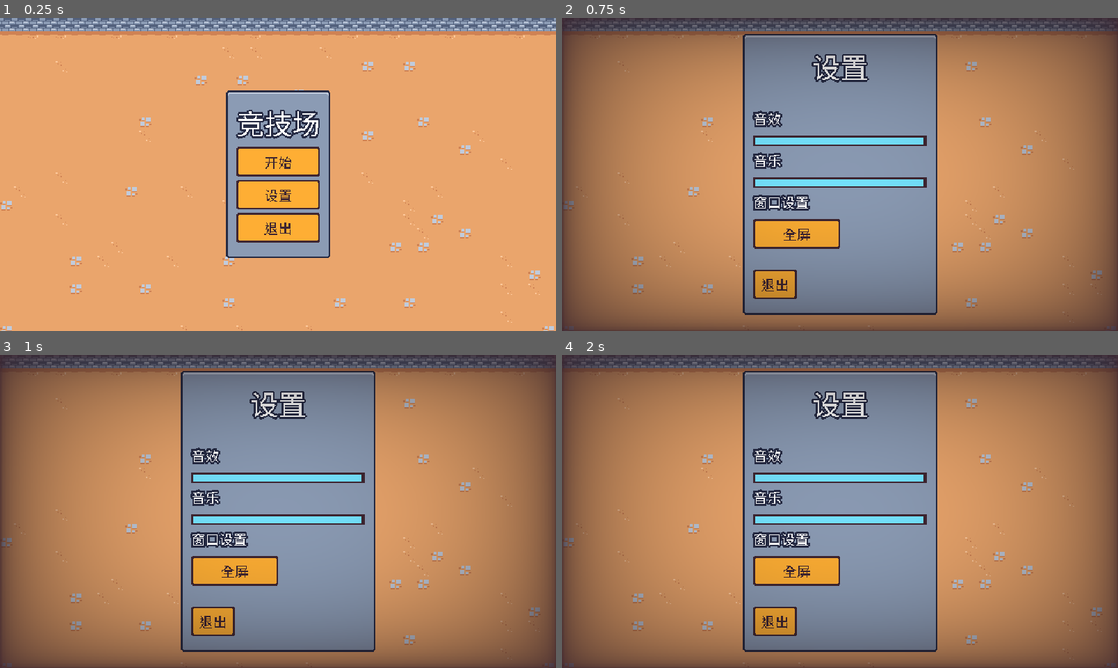
Above: before the commit, frames 1-4 (two rows, left to right).
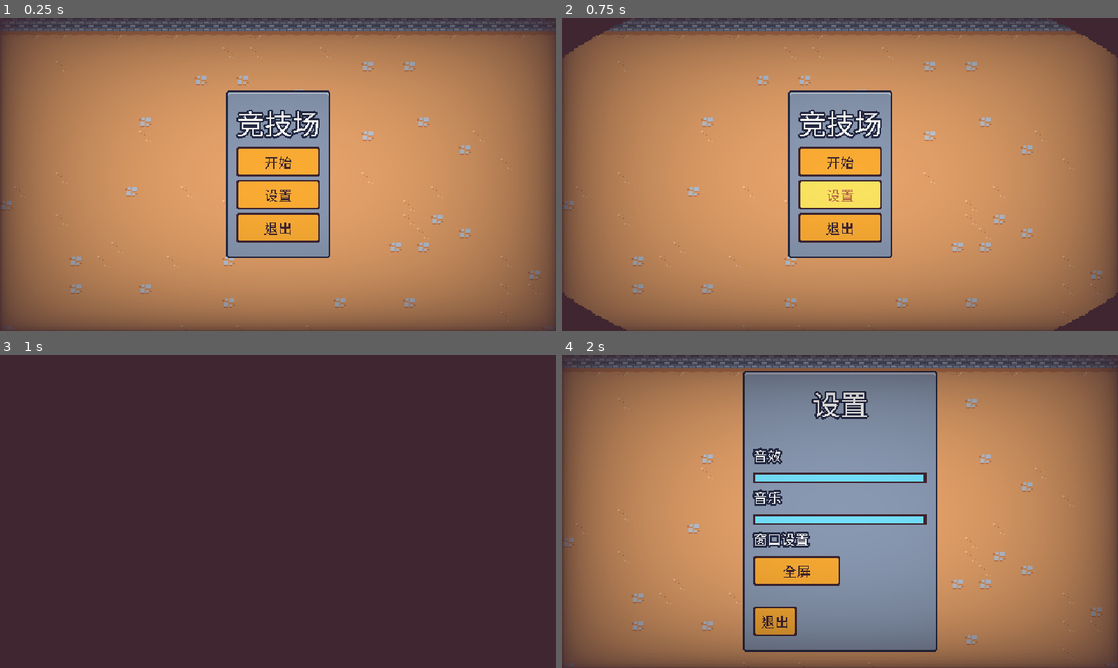
Above: after the commit, the same moments.

Repository: xiaorongdian/2dsurvivorscourse
Game: Godot game, scene res://scenes/ui/main_menu.tscn
Two runs of this game, one before a commit and one after it. Both use one fixed random seed, a clock stepped at 60 frames per second and the inputs below.
Inputs:
- Up to frame 1 (0.25 s): no input
- Up to frame 2 (0.75 s): click "设置" at 0.5 s
- Up to frame 3 (1 s): no input
- Up to frame 4 (2 s): click "开始" at 1.25 s

The runs differ from the first frame. In frame 1, 75% of the frame differs, in the area x 0-100%, y 0-100%; in frame 2, 30%; in frame 3, 97%; in frame 4, nothing differs.

Commit message:
转场动画，纹理编写，主菜单、暂停菜单、胜利菜单都增加转场动画

Diff:
--- a/project.godot
+++ b/project.godot
@@ -19,6 +19,7 @@
 
 GameEvents="*res://scenes/autoload/game_events.tscn"
 MusicPlayer="*res://scenes/autoload/music_player.tscn"
+ScreenTransition="*res://scenes/autoload/screen_transition.tscn"
 
 [debug]
 
--- /dev/null
+++ b/scenes/autoload/screen_transition.gd
@@ -0,0 +1,19 @@
+extends CanvasLayer
+
+
+signal transitioned_halfway
+
+var skip_emit = false
+
+
+func transition():
+	$AnimationPlayer.play("default")
+	await transitioned_halfway
+	$AnimationPlayer.play_backwards("default")
+
+
+func emit_transitioned_halfway():
+	if skip_emit:
+		skip_emit = false
+		return
+	transitioned_halfway.emit()
--- /dev/null
+++ b/scenes/autoload/screen_transition.gdshader
@@ -0,0 +1,18 @@
+//场景转换的纹理变化
+shader_type canvas_item;
+
+uniform vec4 transition_color: source_color;
+//转换纹理  用最近的纹理过滤器过滤（像素）
+uniform sampler2D transition_texture : filter_nearest;
+//百分比
+uniform float percent: hint_range(0.0, 1.0);
+
+void fragment() {
+	// 从纹理采样
+	vec4 transition_texture_color = texture(transition_texture, UV);
+	if(transition_texture_color.r > percent){
+		COLOR.a = 0.0;
+	}else{
+		COLOR = transition_color;
+	}
+}
--- /dev/null
+++ b/scenes/autoload/screen_transition.tscn
@@ -0,0 +1,107 @@
+[gd_scene load_steps=8 format=3 uid="uid://bwokr8o3peowx"]
+
+[ext_resource type="Shader" uid="uid://ui12ymxjt7w6" path="res://scenes/autoload/screen_transition.gdshader" id="1_0u5r8"]
+[ext_resource type="Script" uid="uid://ds0up41ddvgfa" path="res://scenes/autoload/screen_transition.gd" id="1_hctam"]
+[ext_resource type="Texture2D" uid="uid://s0j2g2a0n8w" path="res://assets/ui/screen_transition.png" id="2_q8s3n"]
+
+[sub_resource type="Animation" id="Animation_q8s3n"]
+resource_name = "default"
+length = 0.4
+step = 0.01
+tracks/0/type = "value"
+tracks/0/imported = false
+tracks/0/enabled = true
+tracks/0/path = NodePath("ColorRect:material:shader_parameter/percent")
+tracks/0/interp = 1
+tracks/0/loop_wrap = true
+tracks/0/keys = {
+"times": PackedFloat32Array(0, 0.4),
+"transitions": PackedFloat32Array(2.07053, 1),
+"update": 0,
+"values": [0.0, 1.0]
+}
+tracks/1/type = "method"
+tracks/1/imported = false
+tracks/1/enabled = true
+tracks/1/path = NodePath(".")
+tracks/1/interp = 1
+tracks/1/loop_wrap = true
+tracks/1/keys = {
+"times": PackedFloat32Array(0.4),
+"transitions": PackedFloat32Array(1),
+"values": [{
+"args": [],
+"method": &"emit_transitioned_halfway"
+}]
+}
+tracks/2/type = "value"
+tracks/2/imported = false
+tracks/2/enabled = true
+tracks/2/path = NodePath("ColorRect:visible")
+tracks/2/interp = 1
+tracks/2/loop_wrap = true
+tracks/2/keys = {
+"times": PackedFloat32Array(0, 0.01),
+"transitions": PackedFloat32Array(1, 1),
+"update": 1,
+"values": [false, true]
+}
+
+[sub_resource type="Animation" id="Animation_hctam"]
+length = 0.001
+tracks/0/type = "value"
+tracks/0/imported = false
+tracks/0/enabled = true
+tracks/0/path = NodePath("ColorRect:material:shader_parameter/percent")
+tracks/0/interp = 1
+tracks/0/loop_wrap = true
+tracks/0/keys = {
+"times": PackedFloat32Array(0),
+"transitions": PackedFloat32Array(1),
+"update": 0,
+"values": [0.549]
+}
+tracks/1/type = "value"
+tracks/1/imported = false
+tracks/1/enabled = true
+tracks/1/path = NodePath("ColorRect:visible")
+tracks/1/interp = 1
+tracks/1/loop_wrap = true
+tracks/1/keys = {
+"times": PackedFloat32Array(0),
+"transitions": PackedFloat32Array(1),
+"update": 1,
+"values": [false]
+}
+
+[sub_resource type="AnimationLibrary" id="AnimationLibrary_hctam"]
+_data = {
+&"RESET": SubResource("Animation_hctam"),
+&"default": SubResource("Animation_q8s3n")
+}
+
+[sub_resource type="ShaderMaterial" id="ShaderMaterial_q8s3n"]
+shader = ExtResource("1_0u5r8")
+shader_parameter/transition_color = Color(0.247059, 0.14902, 0.192157, 1)
+shader_parameter/transition_texture = ExtResource("2_q8s3n")
+shader_parameter/percent = 0.549
+
+[node name="ScreenTransition" type="CanvasLayer"]
+process_mode = 3
+layer = 5
+script = ExtResource("1_hctam")
+
+[node name="AnimationPlayer" type="AnimationPlayer" parent="."]
+libraries = {
+&"": SubResource("AnimationLibrary_hctam")
+}
+
+[node name="ColorRect" type="ColorRect" parent="."]
+visible = false
+material = SubResource("ShaderMaterial_q8s3n")
+anchors_preset = 15
+anchor_right = 1.0
+anchor_bottom = 1.0
+grow_horizontal = 2
+grow_vertical = 2
+mouse_filter = 2
--- a/scenes/component/hit_flash_component.gdshader
+++ b/scenes/component/hit_flash_component.gdshader
@@ -1,5 +1,5 @@
+//击中时怪物纹理变化
 shader_type canvas_item;
-//击中时怪物纹理变化
 
 //百分比 以变量形式设置，编辑器范围 0-1
 uniform float lerp_percent : hint_range(0.0, 1.0);
--- a/scenes/ui/main_menu.gd
+++ b/scenes/ui/main_menu.gd
@@ -12,11 +12,15 @@
 
 #开始按钮按下
 func on_play_pressed():
+	ScreenTransition.transition()
+	await  ScreenTransition.transitioned_halfway
 	get_tree().change_scene_to_file("res://scenes/main/main.tscn")
 
 
 #设置钮按下
 func on_options_pressed():
+	ScreenTransition.transition()
+	await  ScreenTransition.transitioned_halfway
 	var options_instance = options_scene.instantiate()
 	add_child(options_instance)
 	options_instance.back_pressed.connect(on_options_closed.bind(options_instance))
--- a/scenes/ui/main_menu.tscn
+++ b/scenes/ui/main_menu.tscn
@@ -60,3 +60,4 @@
 "
 
 [node name="Vignette" parent="." instance=ExtResource("2_m1kxf")]
+layer = 2
--- a/scenes/ui/options_menu.gd
+++ b/scenes/ui/options_menu.gd
@@ -65,5 +65,6 @@
 
 
 func on_back_pressed():
+	ScreenTransition.transition()
+	await  ScreenTransition.transitioned_halfway
 	back_pressed.emit()
-	#queue_free()
--- a/scenes/ui/pause_menu.gd
+++ b/scenes/ui/pause_menu.gd
@@ -52,15 +52,21 @@
 
 
 func on_options_pressed():
+	ScreenTransition.transition()
+	await  ScreenTransition.transitioned_halfway
 	var options_menu_instance = options_menu_scene.instantiate()
 	add_child(options_menu_instance)
 	options_menu_instance.back_pressed.connect(on_options_back_pressed.bind(options_menu_instance))
 
 
 func on_quit_pressed():
+	ScreenTransition.transition()
+	await  ScreenTransition.transitioned_halfway
 	get_tree().paused = false
 	get_tree().change_scene_to_file("res://scenes/ui/main_menu.tscn")
 
 
 func on_options_back_pressed(options_menu: Node):
+	ScreenTransition.transition()
+	await  ScreenTransition.transitioned_halfway
 	options_menu.queue_free()
--- a/scenes/ui/victory_screen.gd
+++ b/scenes/ui/victory_screen.gd
@@ -32,9 +32,14 @@
 
 
 func on_resart_button_pressed():
+	ScreenTransition.transition()
+	await  ScreenTransition.transitioned_halfway
+
 	get_tree().paused = false
 	get_tree().change_scene_to_file("res://scenes/main/main.tscn")
 
 
 func on_quit_button_pressed():
+	ScreenTransition.transition()
+	await  ScreenTransition.transitioned_halfway
 	get_tree().quit()
--- a/scenes/ui/vignette.gdshader
+++ b/scenes/ui/vignette.gdshader
@@ -1,5 +1,5 @@
+//被攻击时阴影效果
 shader_type canvas_item;
-//被攻击时阴影效果
 
 uniform float vignette_intensity = 0.4;
 uniform float vignette_opacity : hint_range(0.0, 1.0) = 0.5;
Not shown, added: scenes/autoload/screen_transition.gd.uid
Not shown, added: scenes/autoload/screen_transition.gdshader.uid
Not shown, changed: 2DSurvivorsCourse.pck
